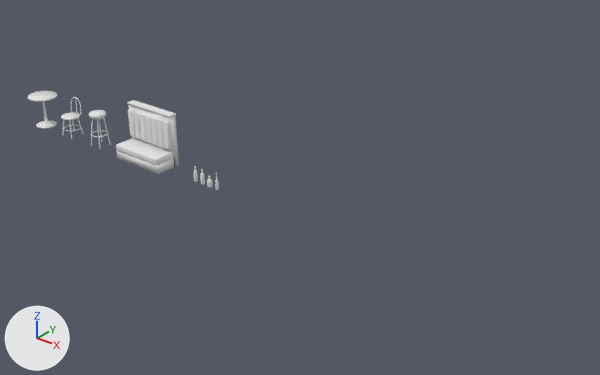
An edit to the glTF model assets/models/club.glb, drawn before and after from the same camera.
Both versions are drawn from a 50 mm camera at (16.28, -10.69, 7.31) aimed at (7.19, 0.67, 0.27). Every picture has the same lights, and +X, +Y and +Z are marked at lower left. The first picture is the older version.

Objects in the first picture: 'Banquette', 'Table' and 6 more.
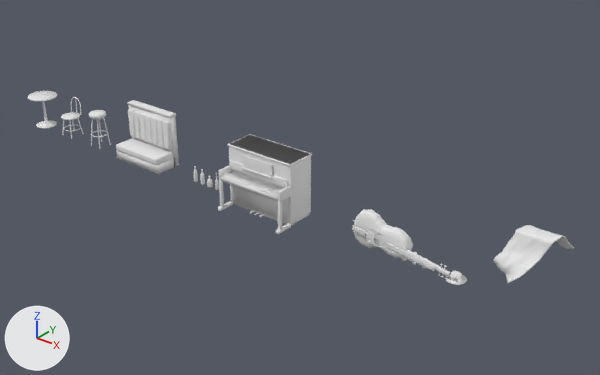
What changed in the scene script:
```text
Add mat_ebony:
    mat_ebony = principled_material('ebony')
    mat_ebony.base_color = (0.8, 0.8, 0.8)  # white #e7e7e7
Add mat_ivory:
    mat_ivory = principled_material('ivory')
    mat_ivory.base_color = (0.8, 0.8, 0.8)  # white #e7e7e7
Add mat_lacquer:
    mat_lacquer = principled_material('lacquer')
    mat_lacquer.base_color = (0.8, 0.8, 0.8)  # white #e7e7e7
Add mat_ribbon:
    mat_ribbon = principled_material('ribbon')
    mat_ribbon.base_color = (0.8, 0.8, 0.8)  # white #e7e7e7
Add mat_felt:
    mat_felt = principled_material('felt')
    mat_felt.base_color = (0.8, 0.8, 0.8)  # white #e7e7e7
Add mat_wool:
    mat_wool = principled_material('wool')
    mat_wool.base_color = (0.8, 0.8, 0.8)  # white #e7e7e7
Add mat_string:
    mat_string = principled_material('string')
    mat_string.base_color = (0.8, 0.8, 0.8)  # white #e7e7e7
Add mat_varnish:
    mat_varnish = principled_material('varnish')
    mat_varnish.base_color = (0.8, 0.8, 0.8)  # white #e7e7e7
Add me_piano:
    me_piano.from_pydata(...)  # 2080 vertices, 3736 faces; spans x -0.76..0.76, y -0.66..0.32, z 0.0..1.25
    # faces by material slot: [2620, 456, 624, 36]
    me_piano.materials.append(mat_lacquer)  # white #e7e7e7
    me_piano.materials.append(mat_ebony)  # white #e7e7e7
    me_piano.materials.append(mat_ivory)  # white #e7e7e7
    me_piano.materials.append(mat_brass)  # white #e7e7e7
Add me_hat:
    me_hat.from_pydata(...)  # 226 vertices, 384 faces; spans x -0.175..0.175, y -0.175..0.175, z 0.0..0.125
    # faces by material slot: [320, 64]
    me_hat.materials.append(mat_felt)  # white #e7e7e7
    me_hat.materials.append(mat_ribbon)  # white #e7e7e7
Add me_coat:
    me_coat.from_pydata(...)  # 2842 vertices, 5680 faces; spans x -0.349..0.652, y -0.361..0.782, z 0.456..1.217
    me_coat.materials.append(mat_wool)  # white #e7e7e7
Add me_bass:
    me_bass.from_pydata(...)  # 1970 vertices, 3740 faces; spans x -0.08..2.06, y -0.29..0.14, z 0.0..0.71
    # faces by material slot: [3328, 184, 120, 12, 16, 80]
    me_bass.materials.append(mat_varnish)  # white #e7e7e7
    me_bass.materials.append(mat_ebony)  # white #e7e7e7
    me_bass.materials.append(mat_brass)  # white #e7e7e7
    me_bass.materials.append(mat_ivory)  # white #e7e7e7
    me_bass.materials.append(mat_iron)  # white #e7e7e7
    me_bass.materials.append(mat_string)  # white #e7e7e7
Add ob_piano:
    ob_piano = bpy.data.objects.new('Piano', me_piano)
    ob_piano.location = (7.0, 0.0, 0.0)
Add ob_hat:
    ob_hat = bpy.data.objects.new('Hat', me_hat)
    ob_hat.location = (11.0, 0.0, 0.0)
Add ob_coat:
    ob_coat = bpy.data.objects.new('Coat', me_coat)
    ob_coat.location = (12.0, 0.0, 0.0)
Add ob_bass:
    ob_bass = bpy.data.objects.new('Bass', me_bass)
    ob_bass.location = (9.0, 0.0, 0.0)
```

Pixel boxes [x1, y1, x2, y2] of what changed, in the pictures (600 x 375 px):
'Piano', added: after [218, 134, 312, 234]
    faces in mat_lacquer (white #e7e7e7): [218, 134, 312, 234]
    faces in mat_ebony (white #e7e7e7): [225, 172, 309, 226]
    faces in mat_ivory (white #e7e7e7): [222, 174, 278, 197]
'Bass', added: after [352, 209, 457, 279]
    faces in mat_varnish (white #e7e7e7): [352, 209, 457, 279]
    faces in mat_ebony (white #e7e7e7): [352, 226, 435, 270]
'Coat', added: after [493, 225, 574, 283]
'Hat', added: after [445, 271, 467, 285]
    faces in mat_felt (white #e7e7e7): [445, 271, 467, 285]
